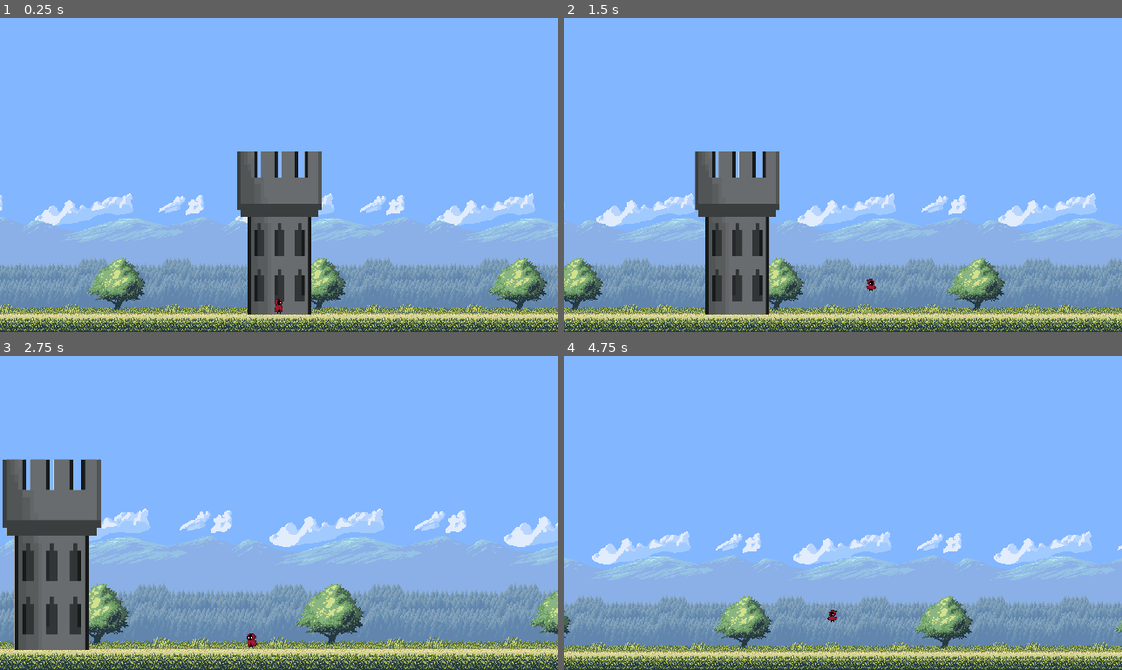
Above: before the commit, frames 1-4 (two rows, left to right).
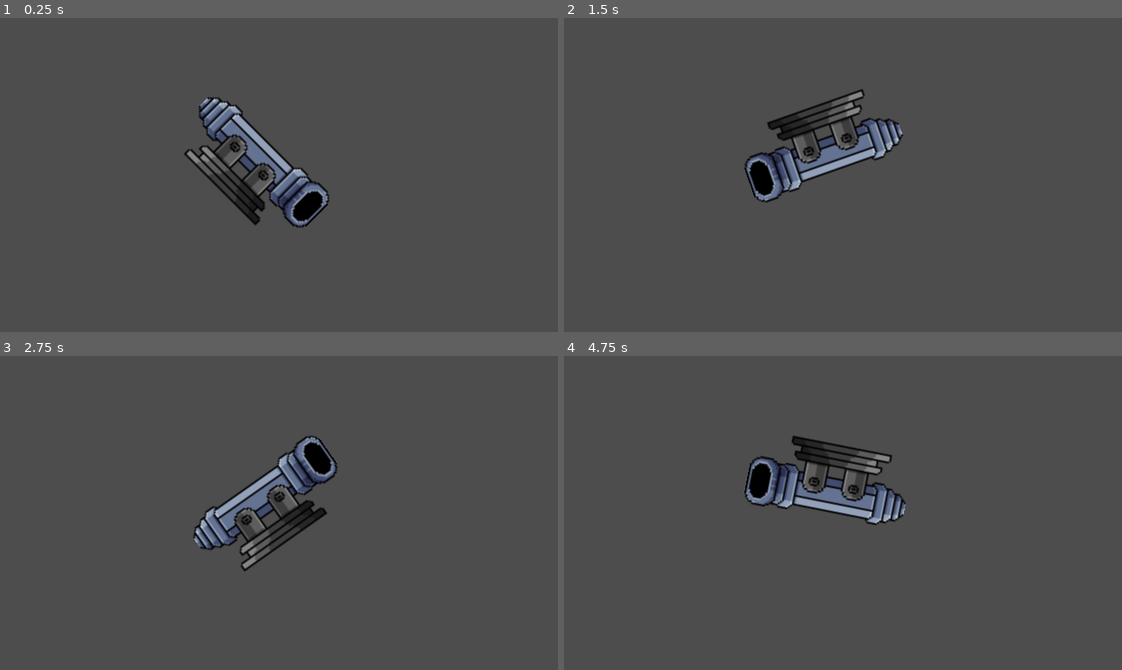
Above: after the commit, the same moments.

Repository: KeveenWong/towerism
Game: Godot game, scene res://scenes/testing.tscn
The game is run twice, just before and just after one commit, with the same random seed, the same clock (stepped at 60 frames per second) and the same inputs. Before the commit the project starts from res://scenes/main.tscn.
Inputs (mouse positions are in pixels of both pictures, inside the frame that each line leads up to):
- Up to frame 1 (0.25 s): no input
- Up to frame 2 (1.5 s): tap Enter at 0.5 s; move the mouse to (965, 159) at 0.52 s; press the mouse at (965, 159) at 0.53 s; hold D (right) from 0.53 s (still down); tap Space (jump) at 0.77, 0.8, 1.07, 1.35 s; move the mouse to (731, 190) at 1.27 s; release the mouse at (731, 190) at 1.28 s
- Up to frame 3 (2.75 s): tap Space (jump) at 1.52, 1.82, 2.3 s; click (167, 528) at 1.55 s; move the mouse to (334, 443) at 2.02 s; release D (right) at 2.03 s; hold A (left) from 2.03 s (still down); tap Mouse wheel up (zoom_in) at 2.1 s
- Up to frame 4 (4.75 s): move the mouse to (815, 575) at 2.77 s; release A (left) at 2.78 s; hold D (right) 2.78-4.28 s; tap Mouse wheel down (zoom_out) at 2.85 s; tap Space (jump) at 3.02, 3.32, 3.77, 3.8, 4.07, 4.52 s; click (815, 575) at 3.05 s; move the mouse to (1010, 560) at 3.52 s; press the mouse at (1010, 560) at 3.53 s; move the mouse to (675, 465) at 4.27 s; release the mouse at (675, 465) at 4.28 s; hold A (left) from 4.28 s (still down); click (675, 465) at 4.35 s

The runs differ from the first frame. In frame 1, 98% of the frame differs, in the area x 0-100%, y 0-100%; in frame 2, 98%; in frame 3, 97%; in frame 4, 100%.

Commit message:
turret shooting prototype

Diff:
--- /dev/null
+++ b/node_2d.tscn
@@ -0,0 +1,237 @@
+[gd_scene load_steps=13 format=3 uid="uid://cjrlak0o7miux"]
+
+[ext_resource type="Texture2D" uid="uid://b4ugcadbh4gx" path="res://castle-tower-pixel-free-vector.png" id="1_ch71i"]
+[ext_resource type="Script" path="res://scripts/player/player.gd" id="2_fu4k0"]
+[ext_resource type="Texture2D" path="res://assets/sprites/AnimationSheet_Character.png" id="3_ikisg"]
+
+[sub_resource type="CapsuleShape2D" id="CapsuleShape2D_24dju"]
+
+[sub_resource type="Animation" id="Animation_p0l54"]
+length = 0.001
+tracks/0/type = "value"
+tracks/0/imported = false
+tracks/0/enabled = true
+tracks/0/path = NodePath("Sprite2D:texture")
+tracks/0/interp = 1
+tracks/0/loop_wrap = true
+tracks/0/keys = {
+"times": PackedFloat32Array(0),
+"transitions": PackedFloat32Array(1),
+"update": 1,
+"values": [ExtResource("3_ikisg")]
+}
+tracks/1/type = "value"
+tracks/1/imported = false
+tracks/1/enabled = true
+tracks/1/path = NodePath("Sprite2D:frame")
+tracks/1/interp = 1
+tracks/1/loop_wrap = true
+tracks/1/keys = {
+"times": PackedFloat32Array(0),
+"transitions": PackedFloat32Array(1),
+"update": 1,
+"values": [0]
+}
+
+[sub_resource type="Animation" id="Animation_4i1yi"]
+resource_name = "fall"
+length = 0.3
+step = 0.1
+tracks/0/type = "value"
+tracks/0/imported = false
+tracks/0/enabled = true
+tracks/0/path = NodePath("Sprite2D:texture")
+tracks/0/interp = 1
+tracks/0/loop_wrap = true
+tracks/0/keys = {
+"times": PackedFloat32Array(0),
+"transitions": PackedFloat32Array(1),
+"update": 1,
+"values": [ExtResource("3_ikisg")]
+}
+tracks/1/type = "value"
+tracks/1/imported = false
+tracks/1/enabled = true
+tracks/1/path = NodePath("Sprite2D:frame")
+tracks/1/interp = 1
+tracks/1/loop_wrap = true
+tracks/1/keys = {
+"times": PackedFloat32Array(0, 0.1, 0.2),
+"transitions": PackedFloat32Array(1, 1, 1),
+"update": 1,
+"values": [43, 44, 45]
+}
+
+[sub_resource type="Animation" id="Animation_70bsx"]
+resource_name = "idle"
+length = 1.7
+loop_mode = 1
+tracks/0/type = "value"
+tracks/0/imported = false
+tracks/0/enabled = true
+tracks/0/path = NodePath("Sprite2D:texture")
+tracks/0/interp = 1
+tracks/0/loop_wrap = true
+tracks/0/keys = {
+"times": PackedFloat32Array(0),
+"transitions": PackedFloat32Array(1),
+"update": 1,
+"values": [ExtResource("3_ikisg")]
+}
+tracks/1/type = "value"
+tracks/1/imported = false
+tracks/1/enabled = true
+tracks/1/path = NodePath("Sprite2D:frame")
+tracks/1/interp = 1
+tracks/1/loop_wrap = true
+tracks/1/keys = {
+"times": PackedFloat32Array(0, 0.4, 0.8, 1.2, 1.3, 1.4),
+"transitions": PackedFloat32Array(1, 1, 1, 1, 1, 1),
+"update": 1,
+"values": [0, 1, 0, 8, 9, 1]
+}
+
+[sub_resource type="Animation" id="Animation_i38pm"]
+resource_name = "jump"
+length = 0.3
+step = 0.05
+tracks/0/type = "value"
+tracks/0/imported = false
+tracks/0/enabled = true
+tracks/0/path = NodePath("Sprite2D:texture")
+tracks/0/interp = 1
+tracks/0/loop_wrap = true
+tracks/0/keys = {
+"times": PackedFloat32Array(0),
+"transitions": PackedFloat32Array(1),
+"update": 1,
+"values": [ExtResource("3_ikisg")]
+}
+tracks/1/type = "value"
+tracks/1/imported = false
+tracks/1/enabled = true
+tracks/1/path = NodePath("Sprite2D:frame")
+tracks/1/interp = 1
+tracks/1/loop_wrap = true
+tracks/1/keys = {
+"times": PackedFloat32Array(0, 0.05, 0.1),
+"transitions": PackedFloat32Array(1, 1, 1),
+"update": 1,
+"values": [40, 41, 42]
+}
+
+[sub_resource type="Animation" id="Animation_tm4t7"]
+resource_name = "land"
+length = 0.2
+step = 0.1
+tracks/0/type = "value"
+tracks/0/imported = false
+tracks/0/enabled = true
+tracks/0/path = NodePath("Sprite2D:texture")
+tracks/0/interp = 1
+tracks/0/loop_wrap = true
+tracks/0/keys = {
+"times": PackedFloat32Array(0),
+"transitions": PackedFloat32Array(1),
+"update": 1,
+"values": [ExtResource("3_ikisg")]
+}
+tracks/1/type = "value"
+tracks/1/imported = false
+tracks/1/enabled = true
+tracks/1/path = NodePath("Sprite2D:frame")
+tracks/1/interp = 1
+tracks/1/loop_wrap = true
+tracks/1/keys = {
+"times": PackedFloat32Array(0, 0.1),
+"transitions": PackedFloat32Array(1, 1),
+"update": 1,
+"values": [46, 47]
+}
+
+[sub_resource type="Animation" id="Animation_0em4m"]
+resource_name = "run"
+length = 0.8
+loop_mode = 1
+step = 0.1
+tracks/0/type = "value"
+tracks/0/imported = false
+tracks/0/enabled = true
+tracks/0/path = NodePath("Sprite2D:texture")
+tracks/0/interp = 1
+tracks/0/loop_wrap = true
+tracks/0/keys = {
+"times": PackedFloat32Array(0),
+"transitions": PackedFloat32Array(1),
+"update": 1,
+"values": [ExtResource("3_ikisg")]
+}
+tracks/1/type = "value"
+tracks/1/imported = false
+tracks/1/enabled = true
+tracks/1/path = NodePath("Sprite2D:frame")
+tracks/1/interp = 1
+tracks/1/loop_wrap = true
+tracks/1/keys = {
+"times": PackedFloat32Array(0, 0.1, 0.2, 0.3, 0.4, 0.5, 0.6, 0.7),
+"transitions": PackedFloat32Array(1, 1, 1, 1, 1, 1, 1, 1),
+"update": 1,
+"values": [24, 25, 26, 27, 28, 29, 30, 31]
+}
+
+[sub_resource type="AnimationLibrary" id="AnimationLibrary_udvxm"]
+_data = {
+"RESET": SubResource("Animation_p0l54"),
+"fall": SubResource("Animation_4i1yi"),
+"idle": SubResource("Animation_70bsx"),
+"jump": SubResource("Animation_i38pm"),
+"land": SubResource("Animation_tm4t7"),
+"run": SubResource("Animation_0em4m")
+}
+
+[sub_resource type="RectangleShape2D" id="RectangleShape2D_k4byv"]
+size = Vector2(167, 66)
+
+[node name="Node2D" type="Node2D"]
+
+[node name="Castle-tower-pixel-free-vector" type="Sprite2D" parent="."]
+position = Vector2(645, 480)
+scale = Vector2(0.4, 0.4)
+texture = ExtResource("1_ch71i")
+
+[node name="Player" type="CharacterBody2D" parent="."]
+position = Vector2(481, 500)
+script = ExtResource("2_fu4k0")
+
+[node name="Sprite2D" type="Sprite2D" parent="Player"]
+texture_filter = 1
+position = Vector2(162, 135)
+texture = ExtResource("3_ikisg")
+hframes = 8
+vframes = 9
+
+[node name="Camera2D" type="Camera2D" parent="Player/Sprite2D"]
+zoom = Vector2(0.5, 0.5)
+position_smoothing_enabled = true
+
+[node name="CollisionShape2D" type="CollisionShape2D" parent="Player"]
+position = Vector2(162, 137)
+shape = SubResource("CapsuleShape2D_24dju")
+
+[node name="AnimationPlayer" type="AnimationPlayer" parent="Player"]
+libraries = {
+"": SubResource("AnimationLibrary_udvxm")
+}
+autoplay = "idle"
+
+[node name="Platform" type="StaticBody2D" parent="."]
+position = Vector2(481, 500)
+
+[node name="Platform" type="CollisionShape2D" parent="Platform"]
+position = Vector2(180.25, 185)
+shape = SubResource("RectangleShape2D_k4byv")
+
+[node name="Platform2" type="Sprite2D" parent="Platform"]
+position = Vector2(178.75, 178)
+scale = Vector2(0.412628, 0.089796)
+texture = ExtResource("1_ch71i")
--- a/project.godot
+++ b/project.godot
@@ -11,7 +11,7 @@
 [application]
 
 config/name="Towerism"
-run/main_scene="res://scenes/main.tscn"
+run/main_scene="res://scenes/testing.tscn"
 config/features=PackedStringArray("4.3", "Forward Plus")
 config/icon="res://icon.svg"
 
@@ -64,3 +64,8 @@
 "events": [Object(InputEventMouseButton,"resource_local_to_scene":false,"resource_name":"","device":-1,"window_id":0,"a …(253 unchanged characters)…
 ]
 }
+fire={
+"deadzone": 0.5,
+"events": [Object(InputEventMouseButton,"resource_local_to_scene":false,"resource_name":"","device":-1,"window_id":0,"alt_pressed":false,"shift_pressed":false,"ctrl_pressed":false,"meta_pressed":false,"button_mask":0,"position":Vector2(0, 0),"global_position":Vector2(0, 0),"factor":1.0,"button_index":1,"canceled":false,"pressed":false,"double_click":false,"script":null)
+]
+}
--- /dev/null
+++ b/scenes/Turret/bullet.gd
@@ -0,0 +1,9 @@
+extends RigidBody2D
+
+func _on_body_entered(body):
+	if body.is_in_group("targets"):
+		body.hit()
+	queue_free()
+
+func _on_visible_on_screen_notifier_2d_screen_exited():
+	queue_free()
--- /dev/null
+++ b/scenes/Turret/bullet.tscn
@@ -0,0 +1,13 @@
+[gd_scene load_steps=3 format=3 uid="uid://du3gthmuuaot"]
+
+[ext_resource type="Texture2D" uid="uid://jgalthho2fi7" path="res://assets/Trap and Weapon/SpikeBall.png" id="1_03hkt"]
+[ext_resource type="Script" path="res://scenes/Turret/bullet.gd" id="1_dxy4t"]
+
+[node name="Bullet" type="RigidBody2D"]
+script = ExtResource("1_dxy4t")
+
+[node name="Sprite2D" type="Sprite2D" parent="."]
+texture = ExtResource("1_03hkt")
+hframes = 2
+
+[node name="CollisionShape2D" type="CollisionShape2D" parent="."]
--- /dev/null
+++ b/scenes/Turret/turret.gd
@@ -0,0 +1,40 @@
+extends Node2D
+
+@export var Bullet: PackedScene
+@export var fire_rate: float = 0.2
+@export var bullet_speed: float = 1000.0
+@export var barrel_length: float = 50.0  # Adjust based on your sprite
+
+var can_fire = true
+var timer: Timer
+
+func _ready():
+	timer = Timer.new()
+	timer.one_shot = true
+	timer.wait_time = fire_rate
+	timer.timeout.connect(on_timeout_complete)
+	add_child(timer)
+
+	# Check if "fire" action exists
+	if not InputMap.has_action("fire"):
+		print("Warning: 'fire' action is not defined in the InputMap")
+
+func _process(delta):
+	look_at(get_global_mouse_position())
+
+	if Input.is_action_pressed("fire") and can_fire:
+		shoot()
+
+func shoot():
+	can_fire = false
+	timer.start()
+
+	var bullet = Bullet.instantiate()
+	var spawn_point = Vector2(barrel_length, 0).rotated(rotation)
+	bullet.position = global_position + spawn_point
+	bullet.rotation = rotation
+	bullet.linear_velocity = Vector2(bullet_speed, 0).rotated(rotation)
+	get_parent().add_child(bullet)
+
+func on_timeout_complete():
+	can_fire = true
--- /dev/null
+++ b/scenes/Turret/turret.tscn
@@ -0,0 +1,18 @@
+[gd_scene load_steps=4 format=3 uid="uid://dirc752pdlvja"]
+
+[ext_resource type="Script" path="res://scenes/Turret/turret.gd" id="1_6ghuy"]
+[ext_resource type="PackedScene" uid="uid://du3gthmuuaot" path="res://scenes/Turret/bullet.tscn" id="2_6v3eq"]
+[ext_resource type="Texture2D" uid="uid://blg82a1ip7p22" path="res://assets/Trap and Weapon/00 Gun.png" id="2_kbxrt"]
+
+[node name="Turret" type="Node2D"]
+script = ExtResource("1_6ghuy")
+Bullet = ExtResource("2_6v3eq")
+
+[node name="Sprite2D" type="Sprite2D" parent="."]
+texture = ExtResource("2_kbxrt")
+flip_h = true
+hframes = 4
+vframes = 4
+
+[node name="Muzzle" type="Marker2D" parent="."]
+position = Vector2(-40, 0)
--- /dev/null
+++ b/scenes/testing.tscn
@@ -0,0 +1,8 @@
+[gd_scene load_steps=2 format=3 uid="uid://cgl7pjr2dyq0j"]
+
+[ext_resource type="PackedScene" uid="uid://dirc752pdlvja" path="res://scenes/Turret/turret.tscn" id="1_cwm7r"]
+
+[node name="Testing" type="Node2D"]
+
+[node name="Turret" parent="." instance=ExtResource("1_cwm7r")]
+position = Vector2(150, 80)
Binary file added: assets/Trap and Weapon/00 All.png
Not shown, added: assets/Trap and Weapon/00 All.png.import
Binary file added: assets/Trap and Weapon/00 All_Rocket.png
Not shown, added: assets/Trap and Weapon/00 All_Rocket.png.import
Binary file added: assets/Trap and Weapon/00 Gun.png
Not shown, added: assets/Trap and Weapon/00 Gun.png.import
Binary file added: assets/Trap and Weapon/00.png
Not shown, added: assets/Trap and Weapon/00.png.import
Binary file added: assets/Trap and Weapon/01.png
Not shown, added: assets/Trap and Weapon/01.png.import
Binary file added: assets/Trap and Weapon/02.png
Not shown, added: assets/Trap and Weapon/02.png.import
(and 115 more such lines)
